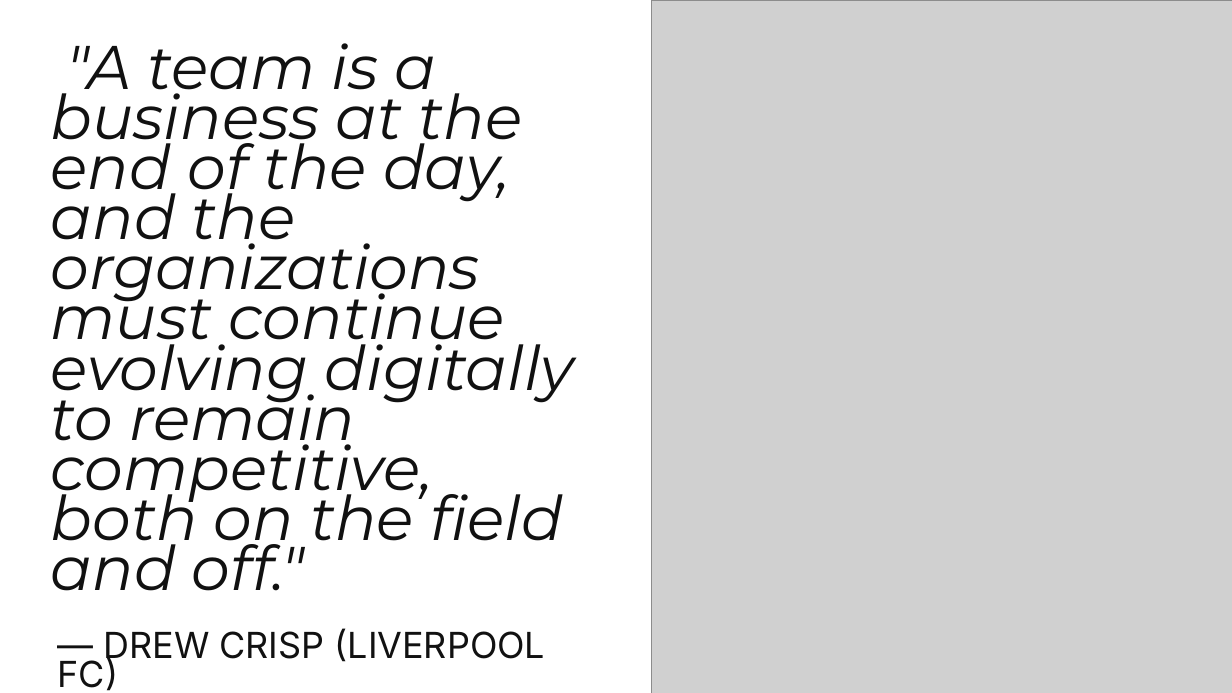
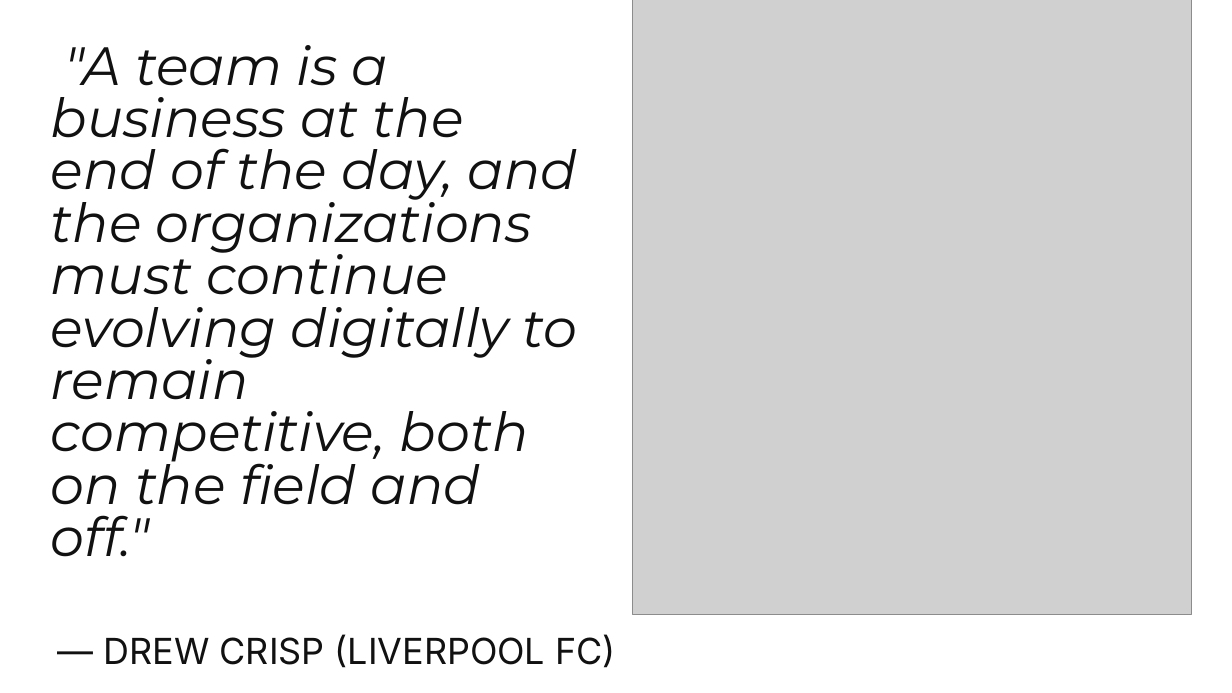
Before and after one commit to TrabajoProfesional-AGGZ/documentacion, a slide deck: slide 12 of entrega_final/defensa/Presentacion_SocioUnido.pptx (slide 11 before the commit). Drawn at 1232x693 pixels with LibreOffice and Linux fonts; fonts in the diff are those of the drawing; grey boxes stand for pictures; background and template pictures are left out. Boxes give left, top, right and bottom in pixels: in the first picture for what was removed or moved away, otherwise in the second. Text is boxed around its words. In the diff, an @@ line names an element or a change of style, - is before the commit and + after.

```diff
--- a/entrega_final/defensa/Presentacion_SocioUnido.pptx
+++ b/entrega_final/defensa/Presentacion_SocioUnido.pptx
@@ picture: place and size @@
-picture at (653,0,1232,693)
+picture at (633,0,1192,615)
@@ text ""A team is a business ..." at (51,45,578,557): size 48 to 42 pt; line spacing 39pt to 0.81 @@
@@ text "— DREW CRISP (LIVERPOOL FC)" at (104,634,615,668): line spacing 22.5pt to 0.8 @@
```
Also in this commit, not shown: 18 other slides changed, 3 slides added, 2 slides removed, 2 other files.
